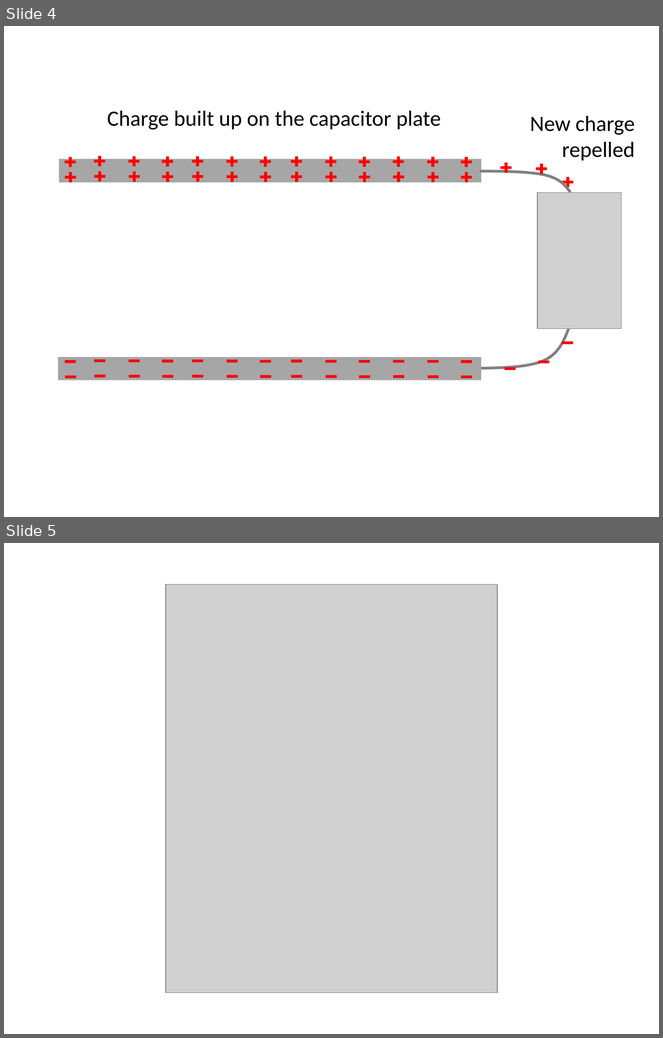
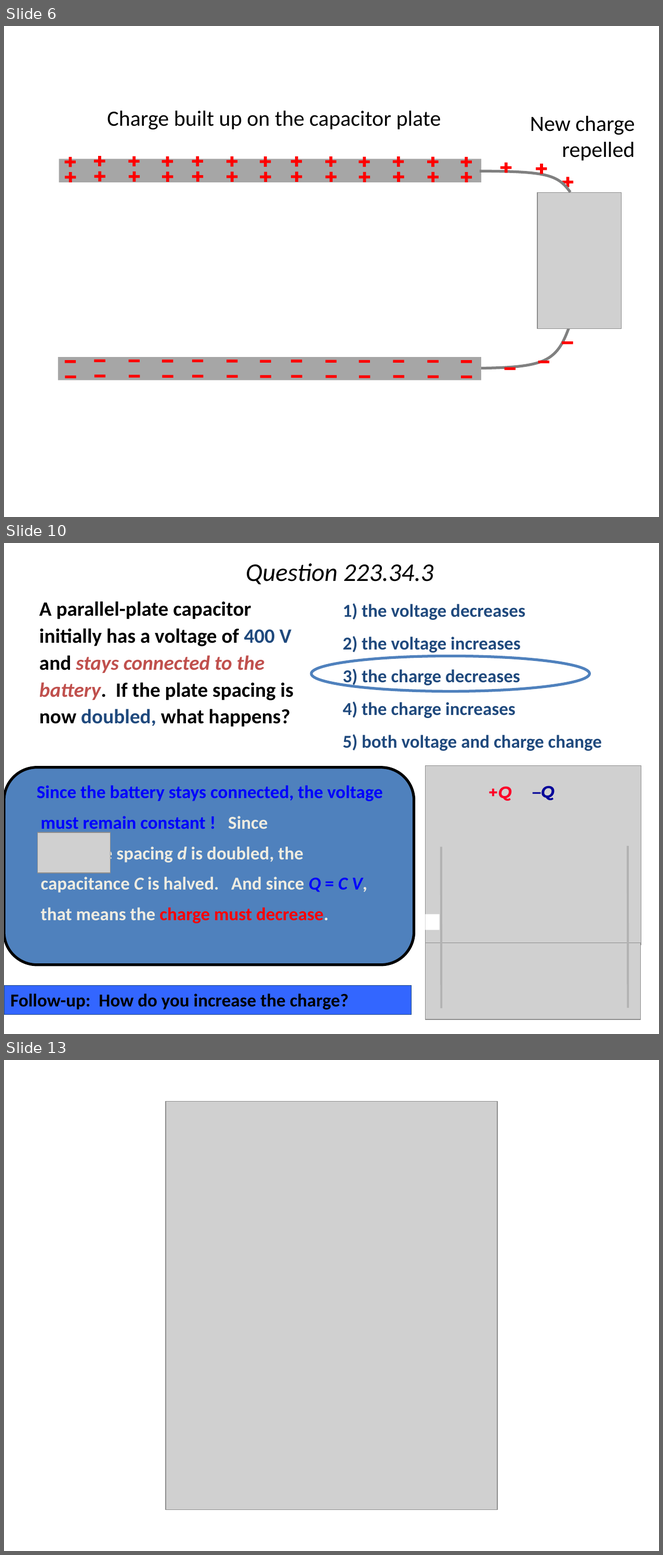
Before and after one commit to rtlines/PH223-Engineering-Physics, a slide deck: Slides/PH223_Lecture_34.pptx. Shown one above the other, each under a label of ours: slides 4 and 5 before the commit, slides 6, 10 and 13 after it; the slides between them are not shown. The pictures are 663x1038 and 663x1555 pixels, drawn with LibreOffice and Linux fonts; fonts in the diff are those of the drawing; grey boxes stand for pictures. Boxes give left, top, right and bottom in pixels: in the first picture for what was removed or moved away, otherwise in the second. Text is boxed around its words. In the diff, an @@ line names an element or a change of style, - is before the commit and + after.

```diff
--- a/Slides/PH223_Lecture_34.pptx
+++ b/Slides/PH223_Lecture_34.pptx
@@ slide 10 added at <box>4,543,659,1034</box>, background #FFFFFF @@
@@ title added at <box>246,563,434,585</box>, 28 pt, text #000000, italic @@
+Question 223.34.3
@@ text added at <box>39,601,294,727</box>, 22.4 pt, text #000000, bold @@
+A parallel-plate capacitor initially has a voltage of 400 V and stays connected to the battery. If the plate spacing is now doubled, what happens?
@@ text added at <box>343,603,602,751</box>, 20 pt, text #1F497D, bold @@
+1) the voltage decreases
+2) the voltage increases
+3) the charge decreases
+4) the charge increases
+5) both voltage and charge change
@@ ellipse added at <box>311,656,590,692</box>, outline #4F81BD 3 pt @@
@@ rounded rectangle added at <box>4,768,414,966</box>, fill #4F81BD, outline #000000 3 pt @@
@@ text added at <box>37,785,383,924</box>, 20 pt, text #EEECE1, bold @@
+Since the battery stays connected, the voltage must remain constant ! Since when the spacing d is doubled, the capacitance C is halved. And since Q = C V, that means the charge must decrease.
@@ group added at <box>425,766,642,1034</box>: 2 ellipses, 2 pictures, 2 lines, 2 texts, 1 rectangle @@
++Q
+–Q
@@ picture added at <box>37,833,110,873</box> @@
@@ rectangle added at <box>4,986,412,1015</box>, fill #3366FF, outline #1F497D 0.75 pt, 20 pt, text #000000, bold @@
+Follow-up: How do you increase the charge?
@@ what was slide 4 is now slide 6 @@
@@ what was slide 5 is now slide 13 @@
```
Also in this commit, not shown: 18 other slides added, 14 other files.
